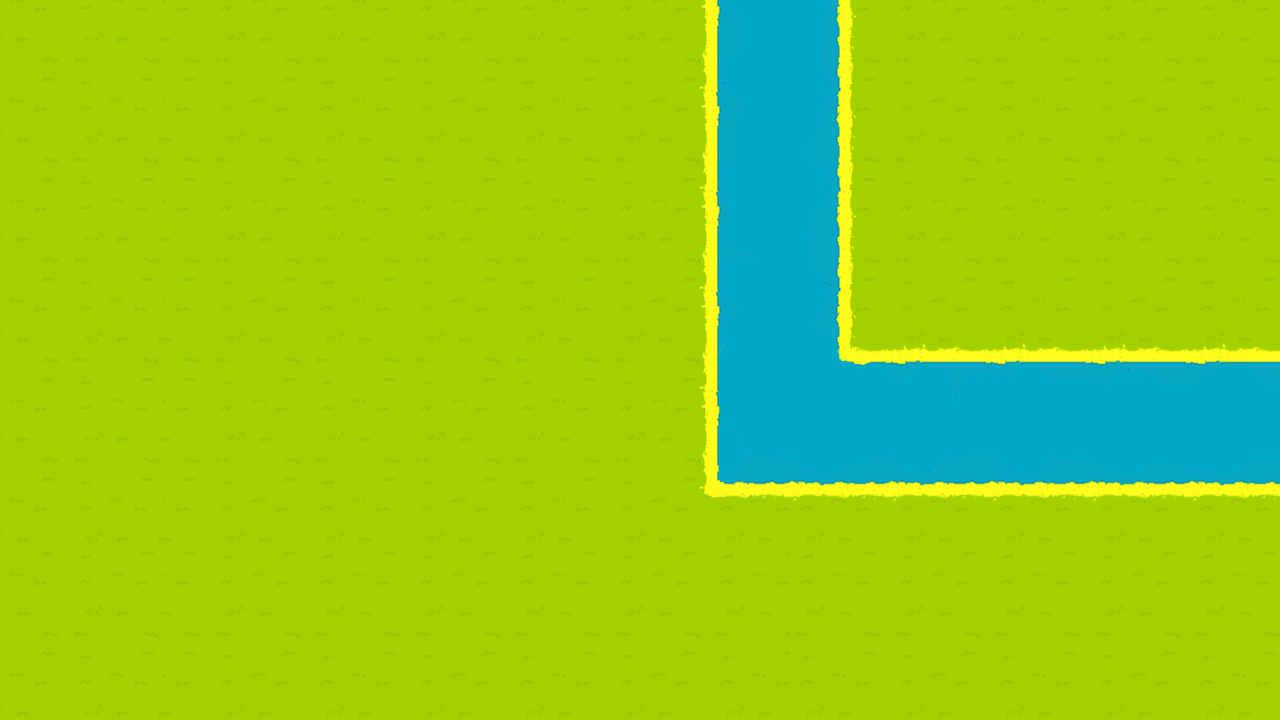
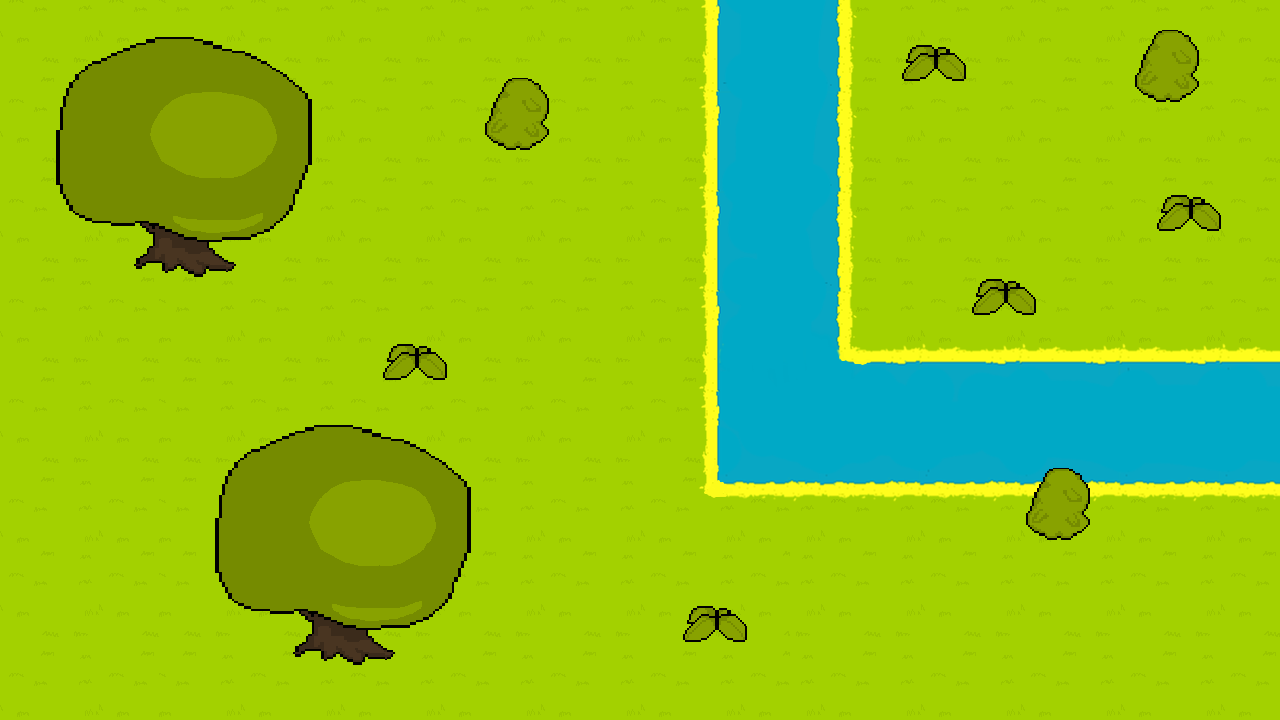
Layer changes from the first 1280x720 image to the second:
added layer "arvores" above "vegetacao" over [56, 37, 471, 665]
added layer "vegetacao" above "RIO" over [383, 30, 1221, 642]
